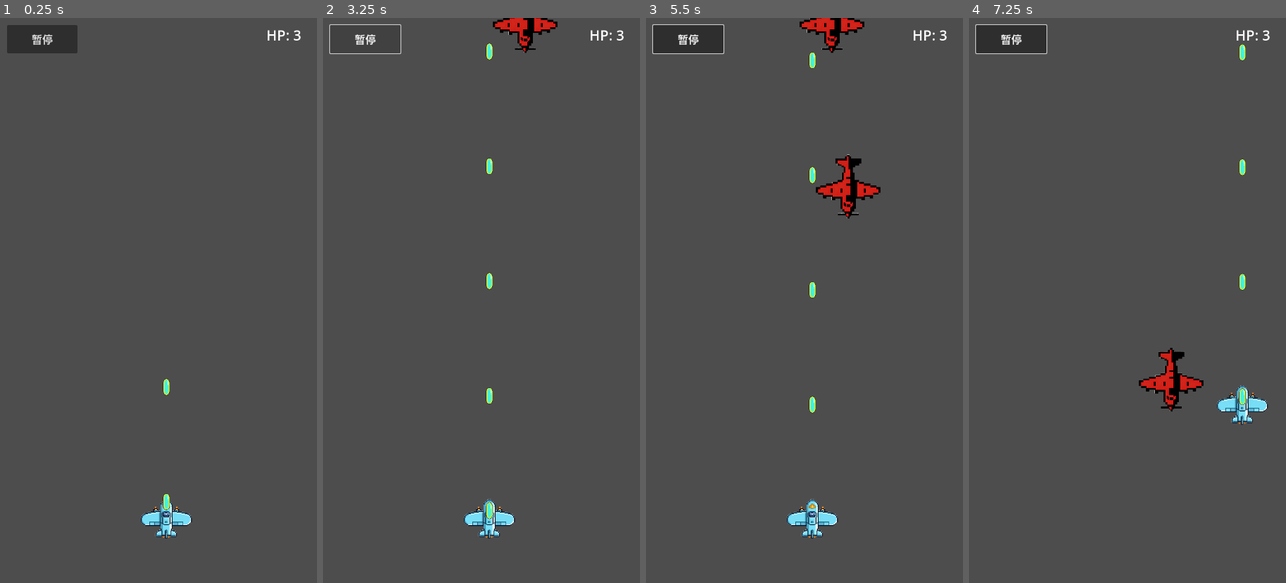
Above: before the commit, frames 1-4 (left to right).
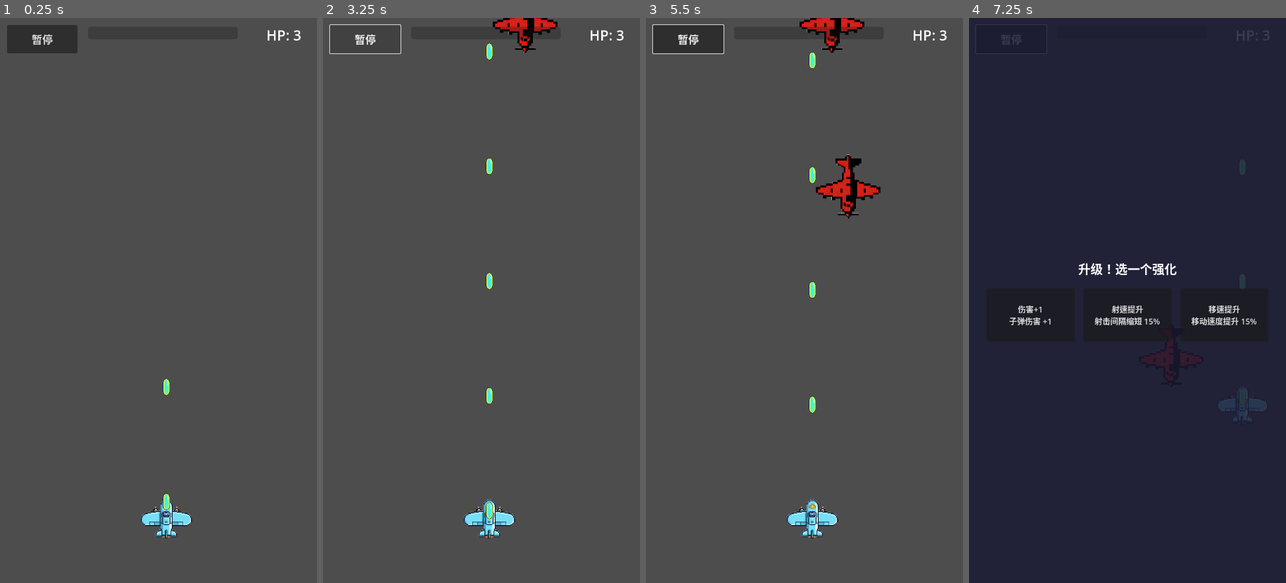
Above: after the commit, the same moments.

Repository: qingzhixing/plane-war
Game: Godot game, scene res://scenes/Main.tscn
The game is run twice, just before and just after one commit, with the same random seed, the same clock (stepped at 60 frames per second) and the same inputs.
Inputs (mouse positions are in pixels of both pictures, inside the frame that each line leads up to):
- Up to frame 1 (0.25 s): no input
- Up to frame 2 (3.25 s): click "暂停" at 0.5 s; click "继续" at 1.25 s; click "暂停" at 2 s; click "继续" at 2.75 s
- Up to frame 3 (5.5 s): click "暂停" at 3.5 s; click "继续" at 4.25 s; move the mouse to (874, 272) at 5.02 s; click (874, 272) at 5.17 s
- Up to frame 4 (7.25 s): drag from (1064, 328) to (1171, 215) at 5.77 s; move the mouse to (1159, 176) at 6.52 s; click (1159, 176) at 6.67 s

The runs differ from the first frame. In frame 2, 0.1% of the frame differs, in the area x 54-74%, y 1-4%; in frame 3, 0.1%; in frame 4, 99%, in the area x 0-100%, y 0-100%.

Commit message:
ADD: 经验条与升级三选一、HP=0 免费继续 1 次
Made-with: Cursor

Diff:
--- a/scenes/Main.tscn
+++ b/scenes/Main.tscn
@@ -1,12 +1,16 @@
-[gd_scene load_steps=6 format=3 uid="uid://btv236w48os2y"]
+[gd_scene load_steps=8 format=3 uid="uid://btv236w48os2y"]
 
 [ext_resource type="PackedScene" uid="uid://drk5g4eslf2h3" path="res://scenes/Player.tscn" id="1_elqb8"]
 [ext_resource type="PackedScene" uid="uid://enemybasic01" path="res://scenes/enemies/EnemyBasic01.tscn" id="2_enemy"]
 [ext_resource type="Script" uid="uid://cidep4suu0t6u" path="res://scripts/enemy_spawner.gd" id="3_spawner"]
 [ext_resource type="Script" uid="uid://b2ygwl66w70j6" path="res://scripts/hud.gd" id="4_hud"]
 [ext_resource type="Script" uid="uid://cpnvoqjfanb0s" path="res://scripts/game_over.gd" id="5_game_over"]
+[ext_resource type="Script" path="res://scripts/main.gd" id="6_main"]
+[ext_resource type="Script" path="res://scripts/upgrade_ui.gd" id="7_upgrade_ui"]
 
 [node name="Main" type="Node2D"]
+script = ExtResource("6_main")
+player_path = NodePath("Player")
 
 [node name="Player" parent="." instance=ExtResource("1_elqb8")]
 position = Vector2(378, 1136)
@@ -33,6 +37,16 @@
 grow_horizontal = 2
 grow_vertical = 2
 mouse_filter = 2
+
+[node name="ExpBar" type="ProgressBar" parent="HUD/Root"]
+layout_mode = 0
+offset_left = 200.0
+offset_top = 20.0
+offset_right = 540.0
+offset_bottom = 48.0
+max_value = 1.0
+value = 0.0
+show_percentage = false
 
 [node name="HpLabel" type="Label" parent="HUD/Root"]
 layout_mode = 0
@@ -95,4 +109,8 @@
 layout_mode = 2
 text = "重新开始"
 
+[node name="UpgradeUI" type="CanvasLayer" parent="."]
+process_mode = 3
+script = ExtResource("7_upgrade_ui")
+
 [connection signal="timeout" from="EnemySpawner/Timer" to="EnemySpawner" method="_on_spawn_timeout"]
--- a/scripts/enemy_basic.gd
+++ b/scripts/enemy_basic.gd
@@ -2,6 +2,7 @@
 
 @export var speed: float = 250.0
 @export var max_hp: int = 2
+@export var exp_value: int = 5
 
 var _hp: int
 
@@ -15,12 +16,17 @@
 	if global_position.y > viewport_rect.size.y + 100.0:
 		queue_free()
 
+func _give_exp() -> void:
+	get_tree().call_group("experience_listener", "add_exp", exp_value)
+
 func apply_damage(amount: int) -> void:
 	_hp -= amount
 	if _hp <= 0:
+		_give_exp()
 		queue_free()
 
 func _on_body_entered(body: Node) -> void:
 	if body.has_method("apply_damage") and body.is_in_group("player"):
 		body.apply_damage(1)
+		_give_exp()
 		queue_free()
--- a/scripts/enemy_turret.gd
+++ b/scripts/enemy_turret.gd
@@ -5,6 +5,7 @@
 @export var horizontal_amplitude: float = 80.0
 @export var horizontal_speed: float = 1.2
 @export var max_hp: int = 4
+@export var exp_value: int = 8
 @export var fire_interval: float = 1.5
 @export var bullet_scene: PackedScene
 
@@ -61,13 +62,18 @@
 		get_tree().current_scene.add_child(bullet)
 
 
+func _give_exp() -> void:
+	get_tree().call_group("experience_listener", "add_exp", exp_value)
+
 func apply_damage(amount: int) -> void:
 	_hp -= amount
 	if _hp <= 0:
+		_give_exp()
 		queue_free()
 
 
 func _on_body_entered(body: Node) -> void:
 	if body.has_method("apply_damage") and body.is_in_group("player"):
 		body.apply_damage(1)
+		_give_exp()
 		queue_free()
--- a/scripts/game_over.gd
+++ b/scripts/game_over.gd
@@ -1,17 +1,22 @@
 extends CanvasLayer
 
 @export var player_path: NodePath
+@export var main_path: NodePath = NodePath("..")
 
 var _player: Node = null
+var _main: Node = null
 var _panel: ColorRect
 var _label: Label
-var _button: Button
+var _continue_btn: Button
+var _restart_btn: Button
 
 func _ready() -> void:
 	if player_path != NodePath(""):
 		_player = get_node(player_path)
 		if _player != null and _player.has_signal("died"):
 			_player.died.connect(_on_player_died)
+	if main_path != NodePath(""):
+		_main = get_node(main_path)
 
 	visible = false
 
@@ -28,7 +33,6 @@
 	_panel.set_anchors_preset(Control.PRESET_FULL_RECT)
 	_panel.set_offsets_preset(Control.PRESET_FULL_RECT)
 
-	# 使用 CenterContainer + VBox 保证整体绝对居中
 	var center := CenterContainer.new()
 	center.mouse_filter = Control.MOUSE_FILTER_STOP
 	root.add_child(center)
@@ -38,6 +42,7 @@
 	var vbox := VBoxContainer.new()
 	vbox.mouse_filter = Control.MOUSE_FILTER_STOP
 	vbox.alignment = BoxContainer.ALIGNMENT_CENTER
+	vbox.add_theme_constant_override("separation", 16)
 	center.add_child(vbox)
 
 	_label = Label.new()
@@ -46,21 +51,41 @@
 	_label.add_theme_font_size_override("font_size", 32)
 	vbox.add_child(_label)
 
-	_button = Button.new()
-	_button.text = "重新开始"
-	_button.size_flags_horizontal = Control.SIZE_EXPAND | Control.SIZE_SHRINK_CENTER
-	_button.custom_minimum_size = Vector2(260, 80)
-	_button.add_theme_font_size_override("font_size", 28)
-	vbox.add_child(_button)
-	_button.pressed.connect(_on_restart_pressed)
+	_continue_btn = Button.new()
+	_continue_btn.text = "继续游玩"
+	_continue_btn.custom_minimum_size = Vector2(260, 80)
+	_continue_btn.add_theme_font_size_override("font_size", 28)
+	vbox.add_child(_continue_btn)
+	_continue_btn.pressed.connect(_on_continue_pressed)
+
+	_restart_btn = Button.new()
+	_restart_btn.text = "重新开始"
+	_restart_btn.size_flags_horizontal = Control.SIZE_EXPAND | Control.SIZE_SHRINK_CENTER
+	_restart_btn.custom_minimum_size = Vector2(260, 80)
+	_restart_btn.add_theme_font_size_override("font_size", 28)
+	vbox.add_child(_restart_btn)
+	_restart_btn.pressed.connect(_on_restart_pressed)
 
 func show_game_over() -> void:
+	_continue_btn.visible = _main != null and _main.has_method("can_continue") and _main.can_continue()
 	visible = true
 	get_tree().paused = true
 
 func _on_player_died() -> void:
 	show_game_over()
 
+func _on_continue_pressed() -> void:
+	if _main == null or not _main.has_method("use_continue"):
+		return
+	var p := _main.get_node_or_null(_main.player_path) as Node
+	if p != null and p.has_method("set_heal") and p.has_method("get_max_hp") and p.has_method("set_invincible"):
+		_main.use_continue()
+		var max_hp_val: int = p.get_max_hp()
+		p.set_heal(int(ceil(max_hp_val * 0.5)))
+		p.set_invincible(1.0)
+	visible = false
+	get_tree().paused = false
+
 func _on_restart_pressed() -> void:
 	get_tree().paused = false
 	get_tree().reload_current_scene()
--- a/scripts/hud.gd
+++ b/scripts/hud.gd
@@ -3,18 +3,26 @@
 @export var player_path: NodePath
 
 var _player: Node = null
+var _main: Node = null
 var _label: Label
+var _exp_bar: ProgressBar
 var _pause_button: Button
 var _is_paused: bool = false
 
 func _ready() -> void:
 	if player_path != NodePath(""):
 		_player = get_node(player_path)
+	_main = get_parent()
 
 	# 使用场景中预先放置的 Label，并放大字号
 	_label = $Root/HpLabel
 	_label.mouse_filter = Control.MOUSE_FILTER_IGNORE
 	_label.add_theme_font_size_override("font_size", 32)
+
+	# 经验条
+	_exp_bar = $Root/ExpBar
+	_exp_bar.mouse_filter = Control.MOUSE_FILTER_IGNORE
+	_exp_bar.max_value = 1.0
 
 	# 暂停按钮：始终可点，用于切换树的暂停状态
 	_pause_button = $Root/PauseButton
@@ -25,6 +33,10 @@
 	_update_pause_button_text()
 
 func _process(_delta: float) -> void:
+	if is_instance_valid(_main) and _main.has_method("get_exp") and _main.has_method("get_exp_to_next"):
+		var exp_next: int = _main.get_exp_to_next()
+		if exp_next > 0:
+			_exp_bar.value = float(_main.get_exp()) / float(exp_next)
 	if not is_instance_valid(_player):
 		_label.text = "HP: 0"
 		return
--- /dev/null
+++ b/scripts/main.gd
@@ -0,0 +1,47 @@
+extends Node2D
+
+signal level_up
+
+@export var player_path: NodePath = NodePath("Player")
+
+var _exp: int = 0
+var _level: int = 1
+var _exp_to_next: int = 10
+var _continue_used: bool = false
+
+func _ready() -> void:
+	add_to_group("experience_listener")
+	level_up.connect(_on_level_up)
+
+func _on_level_up() -> void:
+	var ui := get_node_or_null("UpgradeUI")
+	if ui != null and ui.has_method("show_pick"):
+		ui.show_pick()
+
+func apply_upgrade(upgrade_id: String) -> void:
+	var p := get_node_or_null(player_path)
+	if p != null and p.has_method("apply_upgrade"):
+		p.apply_upgrade(upgrade_id)
+
+func add_exp(amount: int) -> void:
+	_exp += amount
+	while _exp >= _exp_to_next:
+		_exp -= _exp_to_next
+		_level += 1
+		_exp_to_next = 10 + (_level - 1) * 3
+		emit_signal("level_up")
+
+func get_exp() -> int:
+	return _exp
+
+func get_exp_to_next() -> int:
+	return _exp_to_next
+
+func get_level() -> int:
+	return _level
+
+func can_continue() -> bool:
+	return not _continue_used
+
+func use_continue() -> void:
+	_continue_used = true
--- a/scripts/player.gd
+++ b/scripts/player.gd
@@ -12,6 +12,8 @@
 var _pointer_pos: Vector2
 var _last_pointer_pos: Vector2
 var _hp: int
+var _invincible_timer: float = 0.0
+var bullet_damage: int = 1
 @onready var _fallback_bullet_scene: PackedScene = preload("res://scenes/bullets/PlayerBullet.tscn")
 
 func _ready() -> void:
@@ -55,6 +57,8 @@
 			_last_pointer_pos = e.position
 
 func _process(delta: float) -> void:
+	if _invincible_timer > 0.0:
+		_invincible_timer -= delta
 	_update_movement(delta)
 	_update_shooting(delta)
 
@@ -77,9 +81,13 @@
 		return
 	var bullet := bullet_scene.instantiate()
 	bullet.global_position = global_position + Vector2(0, -20)
+	if "damage" in bullet:
+		bullet.damage = bullet_damage
 	get_tree().current_scene.add_child(bullet)
 
 func apply_damage(amount: int) -> void:
+	if _invincible_timer > 0.0:
+		return
 	_hp -= amount
 	if _hp <= 0:
 		_hp = 0
@@ -90,3 +98,21 @@
 
 func get_max_hp() -> int:
 	return max_hp
+
+func set_heal(amount: int) -> void:
+	_hp = clampi(amount, 0, max_hp)
+
+func set_invincible(seconds: float) -> void:
+	_invincible_timer = seconds
+
+func apply_upgrade(upgrade_id: String) -> void:
+	match upgrade_id:
+		"fire_rate":
+			fire_interval *= 0.85
+		"damage":
+			bullet_damage += 1
+		"max_hp":
+			max_hp += 1
+			_hp = mini(_hp + 1, max_hp)
+		"move_speed":
+			move_speed *= 1.15
--- /dev/null
+++ b/scripts/upgrade_ui.gd
@@ -0,0 +1,86 @@
+extends CanvasLayer
+
+const UPGRADES: Array[Dictionary] = [
+	{"id": "fire_rate", "name": "射速提升", "desc": "射击间隔缩短 15%"},
+	{"id": "damage", "name": "伤害+1", "desc": "子弹伤害 +1"},
+	{"id": "max_hp", "name": "生命+1", "desc": "最大 HP +1 并恢复 1 点"},
+	{"id": "move_speed", "name": "移速提升", "desc": "移动速度提升 15%"},
+	{"id": "fire_rate", "name": "射速提升", "desc": "射击间隔缩短 15%"},
+	{"id": "damage", "name": "伤害+1", "desc": "子弹伤害 +1"},
+	{"id": "max_hp", "name": "生命+1", "desc": "最大 HP +1 并恢复 1 点"},
+	{"id": "move_speed", "name": "移速提升", "desc": "移动速度提升 15%"},
+]
+
+var _root: Control
+var _panel: ColorRect
+var _title: Label
+var _cards: Array[Button] = []
+var _main: Node
+
+func _ready() -> void:
+	_main = get_parent()
+	visible = false
+	_build_ui()
+
+func _build_ui() -> void:
+	_root = Control.new()
+	_root.set_anchors_preset(Control.PRESET_FULL_RECT)
+	_root.set_offsets_preset(Control.PRESET_FULL_RECT)
+	add_child(_root)
+
+	_panel = ColorRect.new()
+	_panel.color = Color(0.1, 0.1, 0.2, 0.85)
+	_panel.set_anchors_preset(Control.PRESET_FULL_RECT)
+	_panel.set_offsets_preset(Control.PRESET_FULL_RECT)
+	_root.add_child(_panel)
+
+	var center := CenterContainer.new()
+	center.set_anchors_preset(Control.PRESET_FULL_RECT)
+	center.set_offsets_preset(Control.PRESET_FULL_RECT)
+	_root.add_child(center)
+
+	var vbox := VBoxContainer.new()
+	vbox.add_theme_constant_override("separation", 24)
+	center.add_child(vbox)
+
+	_title = Label.new()
+	_title.text = "升级！选一个强化"
+	_title.horizontal_alignment = HORIZONTAL_ALIGNMENT_CENTER
+	_title.add_theme_font_size_override("font_size", 28)
+	vbox.add_child(_title)
+
+	var card_box := HBoxContainer.new()
+	card_box.add_theme_constant_override("separation", 20)
+	vbox.add_child(card_box)
+
+	for i in 3:
+		var btn := Button.new()
+		btn.custom_minimum_size = Vector2(200, 120)
+		btn.add_theme_font_size_override("font_size", 18)
+		btn.size_flags_horizontal = Control.SIZE_EXPAND_FILL
+		btn.pressed.connect(_on_card_pressed.bind(i))
+		card_box.add_child(btn)
+		_cards.append(btn)
+
+func show_pick() -> void:
+	var pool := UPGRADES.duplicate()
+	pool.shuffle()
+	for i in min(3, pool.size()):
+		var u: Dictionary = pool[i]
+		_cards[i].text = u["name"] + "\n" + u["desc"]
+		_cards[i].set_meta("upgrade_id", u["id"])
+		_cards[i].visible = true
+	for i in range(min(3, pool.size()), 3):
+		_cards[i].visible = false
+	visible = true
+	get_tree().paused = true
+
+func _on_card_pressed(card_index: int) -> void:
+	var btn: Button = _cards[card_index]
+	if not btn.has_meta("upgrade_id"):
+		return
+	var upgrade_id: String = btn.get_meta("upgrade_id")
+	if _main.has_method("apply_upgrade"):
+		_main.apply_upgrade(upgrade_id)
+	visible = false
+	get_tree().paused = false
Not shown, added: scripts/main.gd.uid
Not shown, added: scripts/upgrade_ui.gd.uid
